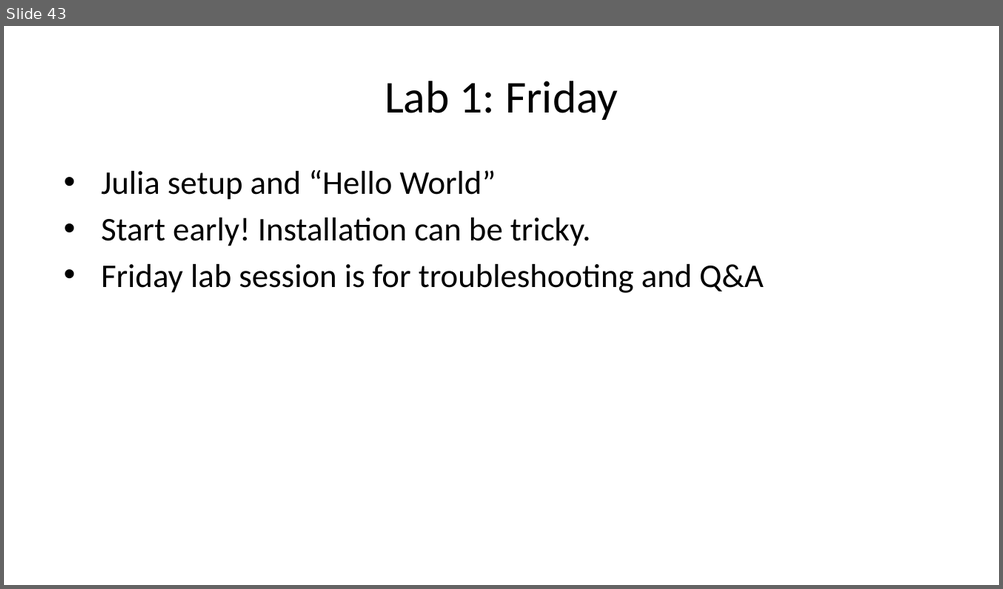
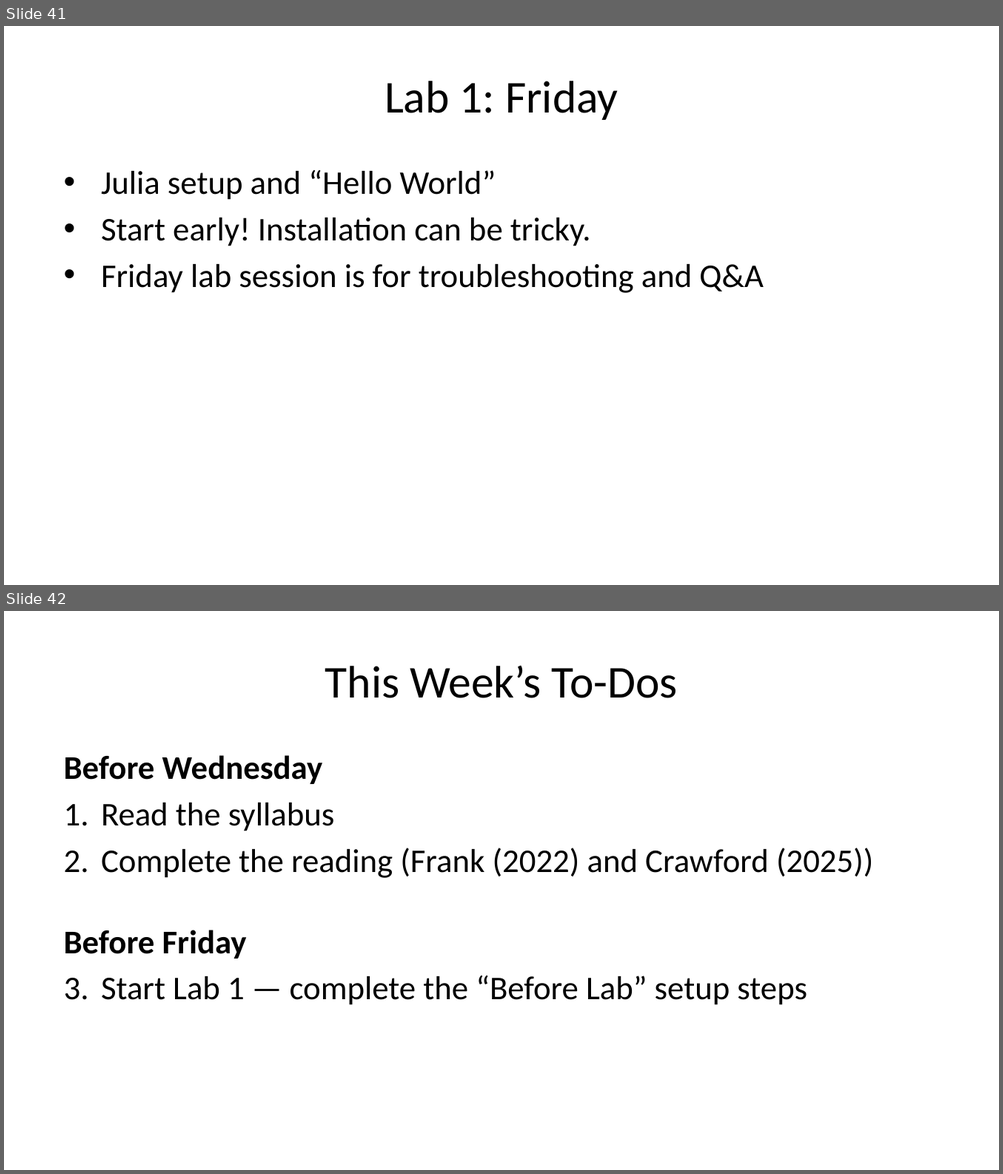
Before and after one commit to CEVE-421-521/ceve-421-521.github.io, a slide deck: lectures/week-01/index.pptx. Shown one above the other, each under a label of ours: slide 43 before the commit, slides 41 and 42 after it. The pictures are 1003x589 and 1003x1174 pixels, drawn with LibreOffice and Linux fonts; fonts in the diff are those of the drawing. Boxes give left, top, right and bottom in pixels: in the first picture for what was removed or moved away, otherwise in the second. Text is boxed around its words. In the diff, an @@ line names an element or a change of style, - is before the commit and + after.

```diff
--- a/lectures/week-01/index.pptx
+++ b/lectures/week-01/index.pptx
@@ slide 42 added at (x1=4, y1=611, x2=999, y2=1170), background #FFFFFF @@
@@ title added at (x1=325, y1=666, x2=677, y2=698), 33 pt, text #000000 @@
+This Week’s To-Dos
@@ text added at (x1=64, y1=755, x2=873, y2=1005), 24 pt, text #000000 @@
+Before Wednesday
+1. Read the syllabus
+2. Complete the reading (Frank (2022) and Crawford (2025))
+Before Friday
+3. Start Lab 1 — complete the “Before Lab” setup steps
@@ what was slide 43 is now slide 41 @@
```
Also in this commit, not shown: 8 slides changed, 4 other slides added, 6 slides removed, 54 other files.
